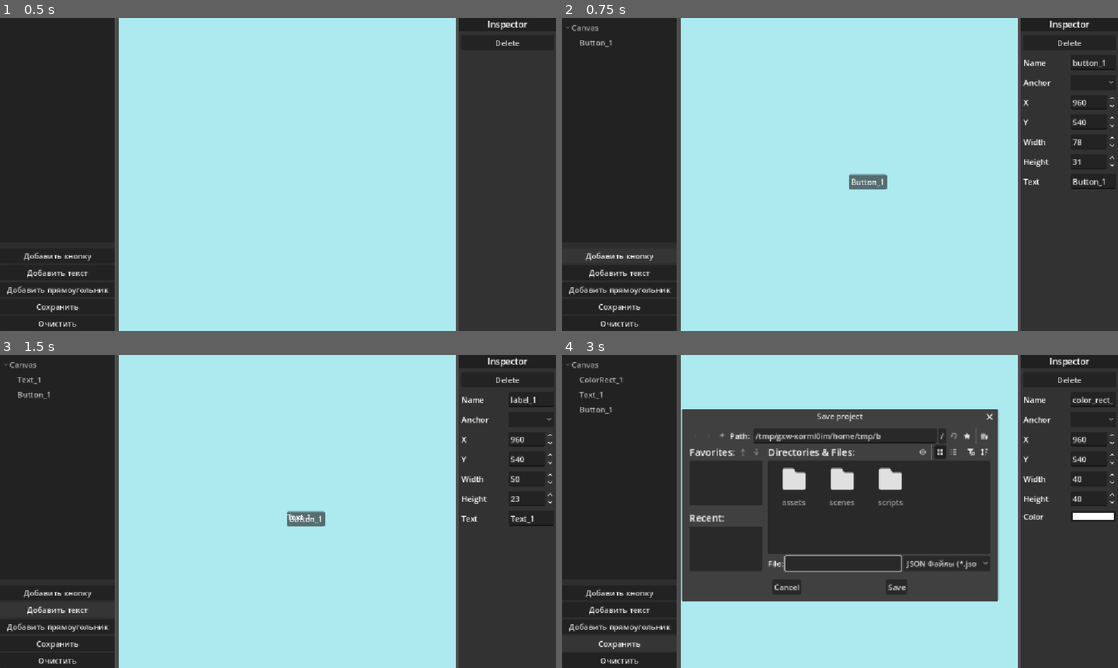
Above: before the commit, frames 1-4 (two rows, left to right).
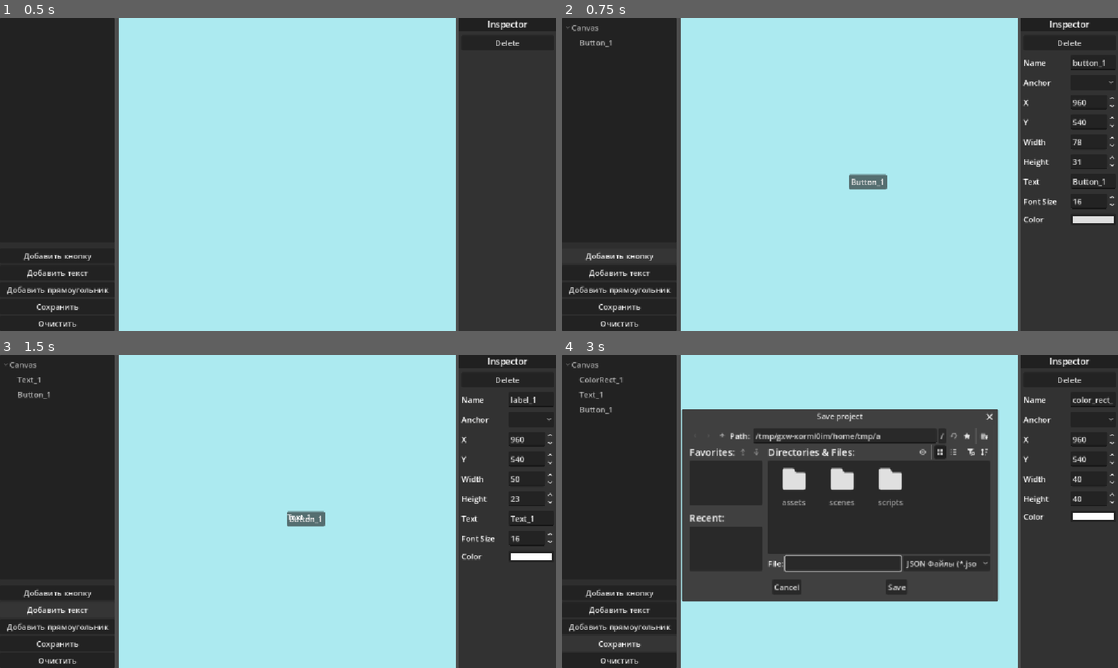
Above: after the commit, the same moments.

Repository: Yerxiz/UIEditor
Game: Godot game, scene res://scenes/main.tscn
Two runs of this game, one before a commit and one after it. Both use one fixed random seed, a clock stepped at 60 frames per second and the inputs below. The project has no main scene, so this scene is started directly.
Inputs:
- Up to frame 1 (0.5 s): no input
- Up to frame 2 (0.75 s): click "Добавить кнопку" at 0.5 s
- Up to frame 3 (1.5 s): click "Добавить текст" at 1.25 s
- Up to frame 4 (3 s): click "Добавить прямоугольник" at 2 s; click "Сохранить" at 2.75 s

Frame 1 is identical in both runs. In frame 2, 0.3% of the frame differs, in the area x 82-100%, y 56-66%; in frame 3, 0.3%; in frame 4, less than 0.1%.

Commit message:
feat(inspector): добавить настройку размера и цвета шрифта

Diff:
--- a/scenes/main.tscn
+++ b/scenes/main.tscn
@@ -45,7 +45,6 @@
 custom_minimum_size = Vector2(100, 50)
 layout_mode = 2
 size_flags_vertical = 3
-drop_mode_flags = 2
 
 [node name="Toolbar" type="VBoxContainer" parent="MainLayout/HaT_PanelContainer/VSplitContainer" unique_id=124793156]
 custom_minimum_size = Vector2(100, 50)
@@ -228,6 +227,21 @@
 layout_mode = 2
 size_flags_horizontal = 3
 
+[node name="PropFontSize_HBoxContainer" type="HBoxContainer" parent="MainLayout/Inspector_PanelContainer/Inspector" unique_id=776957904]
+layout_mode = 2
+
+[node name="PropFontSize_Label" type="Label" parent="MainLayout/Inspector_PanelContainer/Inspector/PropFontSize_HBoxContainer" unique_id=2028514649]
+layout_mode = 2
+size_flags_horizontal = 3
+text = "Font Size"
+
+[node name="PropFontSize_SpinBox" type="SpinBox" parent="MainLayout/Inspector_PanelContainer/Inspector/PropFontSize_HBoxContainer" unique_id=667669168]
+layout_mode = 2
+size_flags_horizontal = 3
+min_value = 10.0
+max_value = 64.0
+value = 10.0
+
 [node name="PropColor_HBoxContainer" type="HBoxContainer" parent="MainLayout/Inspector_PanelContainer/Inspector" unique_id=1980109188]
 layout_mode = 2
 
--- a/scripts/main.gd
+++ b/scripts/main.gd
@@ -35,6 +35,9 @@
 
 @onready var prop_text_hboxcont = $MainLayout/Inspector_PanelContainer/Inspector/PropText_HBoxContainer
 @onready var prop_text_edit = $MainLayout/Inspector_PanelContainer/Inspector/PropText_HBoxContainer/PropText_LineEdit
+
+@onready var prop_fontsize_hboxcont = $MainLayout/Inspector_PanelContainer/Inspector/PropFontSize_HBoxContainer
+@onready var prop_fontsize_spinbox = $MainLayout/Inspector_PanelContainer/Inspector/PropFontSize_HBoxContainer/PropFontSize_SpinBox
 
 @onready var prop_color_hboxcont = $MainLayout/Inspector_PanelContainer/Inspector/PropColor_HBoxContainer
 @onready var prop_color_picker = $MainLayout/Inspector_PanelContainer/Inspector/PropColor_HBoxContainer/PropColor_ColorPickerBtn
@@ -72,6 +75,7 @@
 	prop_width_hboxcont.hide()
 	prop_height_hboxcont.hide()
 	prop_text_hboxcont.hide()
+	prop_fontsize_hboxcont.hide()
 	prop_color_hboxcont.hide()
 
 	prop_name_edit.text_changed.connect(_on_inspector_changed)
@@ -80,6 +84,7 @@
 	prop_width_spinbox.value_changed.connect(_on_inspector_changed)
 	prop_height_spinbox.value_changed.connect(_on_inspector_changed)
 	prop_text_edit.text_changed.connect(_on_inspector_changed)
+	prop_fontsize_spinbox.value_changed.connect(_on_inspector_changed)
 	prop_color_picker.color_changed.connect(_on_inspector_changed)
 
 	prop_anchor_option.item_selected.connect(_on_anchor_preset_selected)
@@ -106,6 +111,7 @@
 		new_element.text = "Text_" + str(ind)
 		new_element.name = new_element.text
 		new_element.mouse_filter = Control.MOUSE_FILTER_PASS
+
 	elif type == "color_rect":
 		new_element = ColorRect.new()
 		new_element.name = "ColorRect_" + str(ind)
@@ -143,6 +149,8 @@
 	}
 	if "text" in new_element:
 		data["text"] = new_element.text
+		data["font_size"] = new_element.get_theme_font_size("font_size")
+		data["font_color"] = new_element.get_theme_color("font_color")
 	if "color" in new_element:
 		data["color"] = new_element.color
 
@@ -210,6 +218,7 @@
 	prop_y_hboxcont.show()
 	prop_width_hboxcont.show()
 	prop_height_hboxcont.show()
+	prop_color_hboxcont.show()
 	var data = elements[selected_element]
 
 	_set_block_inspector_props_signals(true)
@@ -225,11 +234,13 @@
 
 	if data["type"] in ["button", "label"]:
 		prop_text_hboxcont.show()
-		prop_color_hboxcont.hide()
+		prop_fontsize_hboxcont.show()
 		prop_text_edit.text = data["text"]
+		prop_fontsize_spinbox.value = data["font_size"]
+		prop_color_picker.color = data["font_color"]
 	elif data["type"] == "color_rect":
 		prop_text_hboxcont.hide()
-		prop_color_hboxcont.show()
+		prop_fontsize_hboxcont.hide()
 		prop_color_picker.color = data["color"]
 
 	_set_block_inspector_props_signals(false)
@@ -278,7 +289,11 @@
 
 	if data["type"] in ["button", "label"]:
 		selected_element.text = prop_text_edit.text
+		selected_element.add_theme_font_size_override("font_size", prop_fontsize_spinbox.value)
+		selected_element.add_theme_color_override("font_color", prop_color_picker.color)
 		data["text"] = prop_text_edit.text
+		data["font_size"] = prop_fontsize_spinbox.value
+		data["font_color"] = prop_color_picker.color
 
 	elif data["type"] == "color_rect":
 		selected_element.color = prop_color_picker.color
@@ -295,6 +310,7 @@
 	prop_width_spinbox.set_block_signals(value)
 	prop_height_spinbox.set_block_signals(value)
 	prop_text_edit.set_block_signals(value)
+	prop_fontsize_spinbox.set_block_signals(value)
 	prop_color_picker.set_block_signals(value)
 
 
@@ -312,6 +328,7 @@
 			prop_width_hboxcont.hide()
 			prop_height_hboxcont.hide()
 			prop_text_hboxcont.hide()
+			prop_fontsize_hboxcont.hide()
 			prop_color_hboxcont.hide()
 
 		_update_hierarchy()
@@ -356,6 +373,8 @@
 
 			if el_data["type"] == "button" or el_data["type"] == "label":
 				json_element["properties"]["text"] = el_data["text"]
+				json_element["properties"]["font_size"] = el_data["font_size"]
+				json_element["properties"]["font_color_hex"] = "#" + el_data["font_color"].to_html()
 			elif el_data["type"] == "color_rect":
 				json_element["properties"]["color_hex"] = "#" + el_data["color"].to_html()
 
@@ -390,24 +409,22 @@
 	if item and item != hierarchy.get_root():
 		var el = item.get_metadata(0)
 		if el and is_instance_valid(el):
-			# Создаем визуальный превью-квадратик, который летит за мышкой
 			var drag_preview = Label.new()
 			drag_preview.text = " " + el.name + " "
 			hierarchy.set_drag_preview(drag_preview)
 			return item
 	return null
 
-# 2. Можно ли сюда бросить?
+# 2. Можно ли сюда бросить
 func _can_drop_data_fw(at_position: Vector2, data: Variant) -> bool:
 	hierarchy.drop_mode_flags = Tree.DROP_MODE_INBETWEEN
 	if data is TreeItem:
 		var target_item = hierarchy.get_item_at_position(at_position)
-		# Нельзя бросать на корень и на самого себя
 		if target_item and target_item != hierarchy.get_root() and target_item != data:
 			return true
 	return false
 
-# 3. Что происходит, когда мы бросили элемент?
+# 3. Что происходит, когда бросили элемент
 func _drop_data_fw(at_position: Vector2, data: Variant) -> void:
 	var dragged_item: TreeItem = data
 	var target_item = hierarchy.get_item_at_position(at_position)
